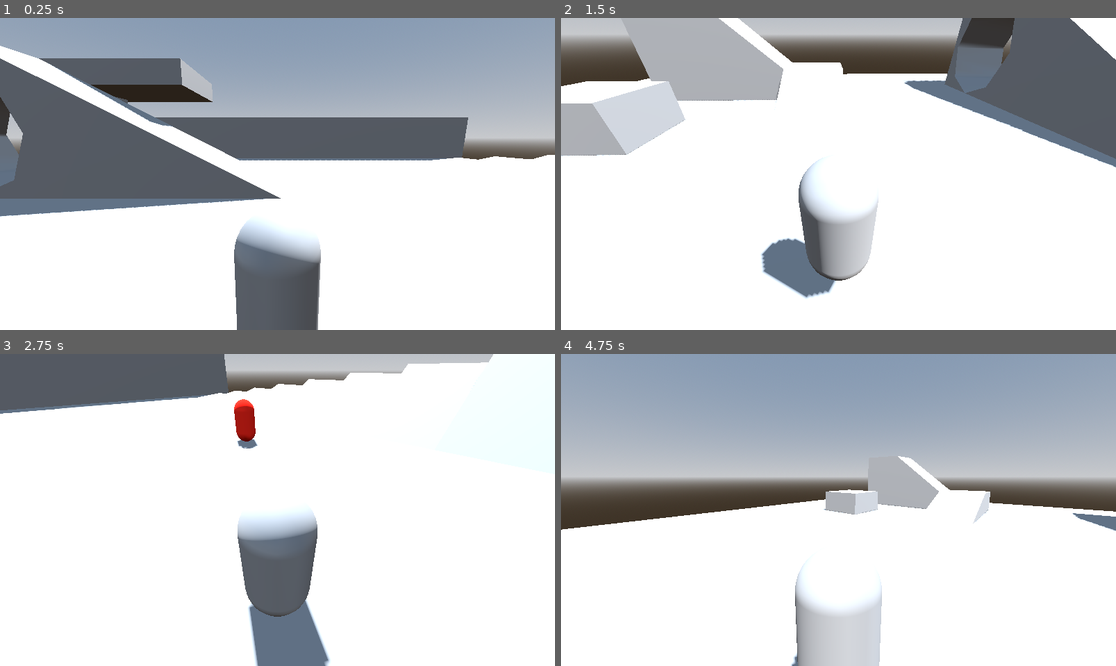
Above: before the commit, frames 1-4 (two rows, left to right).
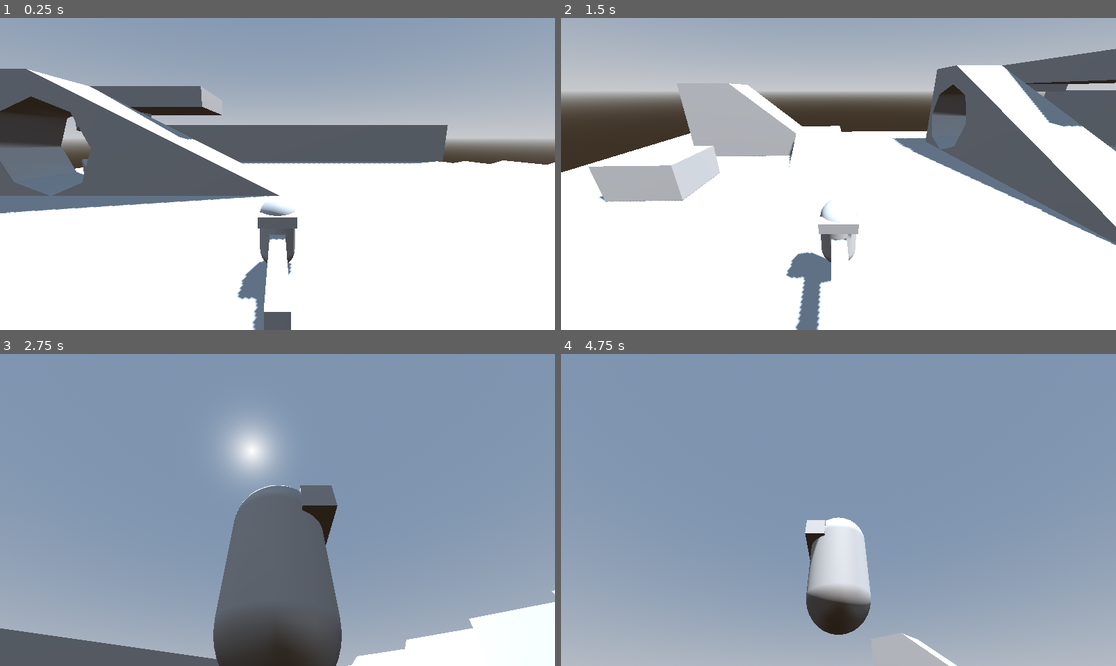
Above: after the commit, the same moments.

Repository: hhhhhhhh1233/BubbleGameJam
Game: Godot game, scene res://test_level.tscn
The game is run twice, just before and just after one commit, with the same random seed, the same clock (stepped at 60 frames per second) and the same inputs.
Inputs (mouse positions are in pixels of both pictures, inside the frame that each line leads up to):
- Up to frame 1 (0.25 s): no input
- Up to frame 2 (1.5 s): tap Enter at 0.5 s; move the mouse to (960, 158) at 0.52 s; hold D (right) 0.53-1.28 s; click (960, 158) at 0.6 s; tap Space (jump) at 0.77 s; move the mouse to (727, 189) at 1.27 s; hold S (back) from 1.28 s (still down); click (727, 189) at 1.35 s
- Up to frame 3 (2.75 s): tap Space (jump) at 1.52 s; move the mouse to (333, 441) at 2.02 s; release S (back) at 2.03 s; hold D (right) from 2.03 s (still down); click (333, 441) at 2.1 s
- Up to frame 4 (4.75 s): move the mouse to (810, 572) at 2.77 s; release D (right) at 2.78 s; hold W (forward) 2.78-3.53 s; click (810, 572) at 2.85 s; tap Space (jump) at 3.02, 3.77, 4.52 s; move the mouse to (1005, 556) at 3.52 s; hold A (left) from 3.53 s (still down); click (1005, 556) at 3.6 s; move the mouse to (672, 463) at 4.27 s; click (672, 463) at 4.35 s

The runs differ from the first frame. In frame 1, 16% of the frame differs, in the area x 0-100%, y 8-100%; in frame 2, 43%; in frame 3, 93%, in the area x 0-100%, y 0-100%; in frame 4, 83%.

Commit message:
Feat: Added a light attack display and tweaked camera

Diff:
--- a/Player.gd
+++ b/Player.gd
@@ -6,12 +6,14 @@
 @export
 var springArm:SpringArm3D
 
-const camMin = -0.3
+const camMin = -0.7
 const camMax = 0.7
 
 const SPEED = 5.0
 const JUMP_VELOCITY = 4.5
 var lastMouse:Vector2
+
+var bAttacking = false
 
 func _ready() -> void:
 	#Input.mouse_mode = Input.MouseMode.MOUSE_MODE_CAPTURED;
@@ -32,10 +34,12 @@
 	# Get the input direction and handle the movement/deceleration.
 	# As good practice, you should replace UI actions with custom gameplay actions.
 	var input_dir := Input.get_vector("left", "right", "forward", "back")
-	var direction := (transform.basis * Vector3(input_dir.x, 0, input_dir.y)).normalized()
+	var direction := Vector3($SpringArm3D.transform.basis * Vector3(input_dir.x, 0, input_dir.y)).normalized()
 	if direction:
 		velocity.x = direction.x * SPEED
 		velocity.z = direction.z * SPEED
+
+		$Body.look_at(position - Vector3(direction.x, 0, direction.z))
 	else:
 		velocity.x = move_toward(velocity.x, 0, SPEED)
 		velocity.z = move_toward(velocity.z, 0, SPEED)
@@ -44,13 +48,27 @@
 
 	var deltaMouse:Vector2 = get_viewport().get_mouse_position()-lastMouse
 
-	if camera.rotation.x-deltaMouse.y/150>camMin and camera.rotation.x-deltaMouse.y/150<camMax:
-		camera.rotation.x += -deltaMouse.y/150
+	if springArm.rotation.x-deltaMouse.y/150>camMin and springArm.rotation.x-deltaMouse.y/150<camMax:
+		#camera.rotation.x += -deltaMouse.y/150
 		springArm.rotation.x += -deltaMouse.y/150
 
 	print(camera.rotation.x)
-	rotation.y += -deltaMouse.x/150
+	#rotation.y += -deltaMouse.x/150
 	#camera.rotate(Vector3(1,0,0), -deltaMouse.y/150)
 	#springArm.rotate(Vector3(1,0,0), -deltaMouse.y/150)
+	springArm.rotation.y += -deltaMouse.x/150
+
+	if Input.is_action_just_pressed("light_attack"):
+		bAttacking = true
+		$Body/WeaponRoot/WeaponModel.show()
+		$Body/WeaponRoot.rotation = Vector3(0, -PI/2, 0)
+
+	if bAttacking:
+		$Body/WeaponRoot.rotate_y(0.2)
+		if $Body/WeaponRoot.rotation.y > PI/2:
+			bAttacking = true
+			$Body/WeaponRoot/WeaponModel.hide()
+
+
 
 	lastMouse = get_viewport().get_mouse_position()
--- a/player.tscn
+++ b/player.tscn
@@ -6,20 +6,34 @@
 
 [sub_resource type="CapsuleMesh" id="CapsuleMesh_v5r2a"]
 
+[sub_resource type="BoxMesh" id="BoxMesh_qkne2"]
+
+[sub_resource type="BoxMesh" id="BoxMesh_qpckj"]
+
 [node name="Player" type="CharacterBody3D" node_paths=PackedStringArray("camera", "springArm")]
 script = ExtResource("1_wc8xc")
-camera = NodePath("MeshInstance3D/SpringArm3D/Camera3D")
-springArm = NodePath("MeshInstance3D/SpringArm3D")
+camera = NodePath("SpringArm3D/Camera3D")
+springArm = NodePath("SpringArm3D")
 
 [node name="CollisionShape3D" type="CollisionShape3D" parent="."]
 shape = SubResource("CapsuleShape3D_1m7lv")
 
-[node name="MeshInstance3D" type="MeshInstance3D" parent="."]
+[node name="Body" type="MeshInstance3D" parent="."]
 mesh = SubResource("CapsuleMesh_v5r2a")
 
-[node name="SpringArm3D" type="SpringArm3D" parent="MeshInstance3D"]
-transform = Transform3D(1, 0, 0, 0, 0.899115, 0.437712, 0, -0.437712, 0.899115, 0, 0.93131, 0.400328)
-spring_length = 2.0
+[node name="WeaponRoot" type="Node3D" parent="Body"]
 
-[node name="Camera3D" type="Camera3D" parent="MeshInstance3D/SpringArm3D"]
+[node name="WeaponModel" type="MeshInstance3D" parent="Body/WeaponRoot"]
+transform = Transform3D(0.401152, 0, 0, 0, 0.307252, 0, 0, 0, 2.42056, 0, 0, 1.6416)
+mesh = SubResource("BoxMesh_qkne2")
+
+[node name="Head" type="MeshInstance3D" parent="Body"]
+transform = Transform3D(1, 0, 0, 0, 0.299433, 0, 0, 0, 0.327416, 0, 0.516764, 0.399474)
+mesh = SubResource("BoxMesh_qpckj")
+
+[node name="SpringArm3D" type="SpringArm3D" parent="."]
+transform = Transform3D(1, 0, 0, 0, 0.899115, 0.437712, 0, -0.437712, 0.899115, 0, 0, 0)
+spring_length = 6.0
+
+[node name="Camera3D" type="Camera3D" parent="SpringArm3D"]
 transform = Transform3D(1, 0, 0, 0, 0.961799, -0.273757, 0, 0.273757, 0.961799, 0, 0.645698, 5.41997)
Not shown: 1 places in player.tscn that only renumber resources
